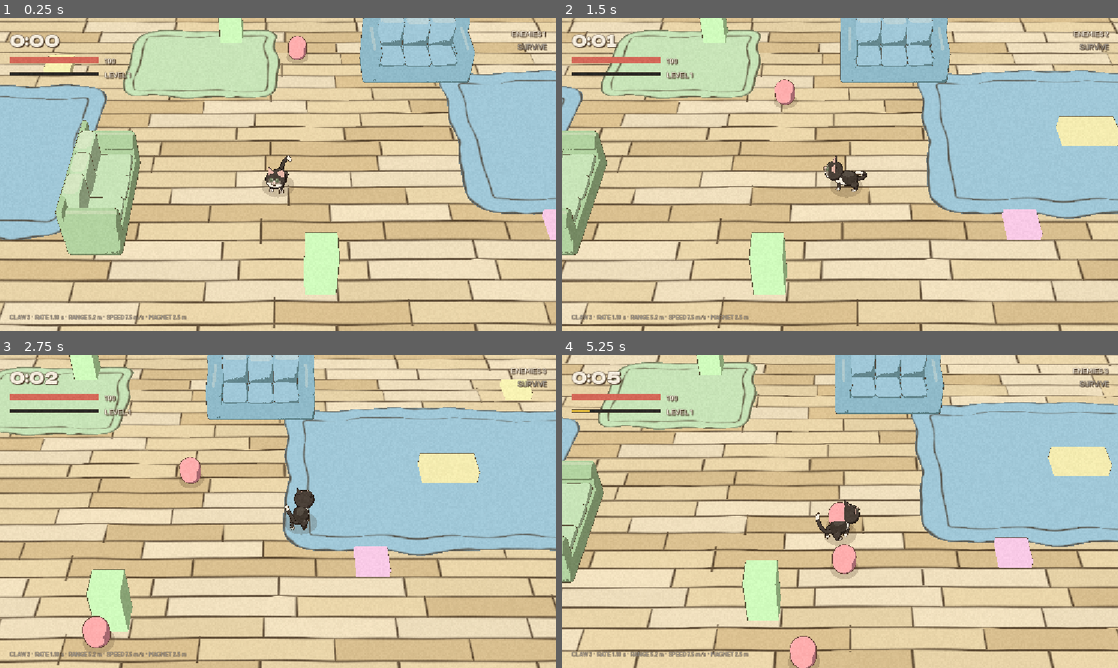
Above: before the commit, frames 1-4 (two rows, left to right).
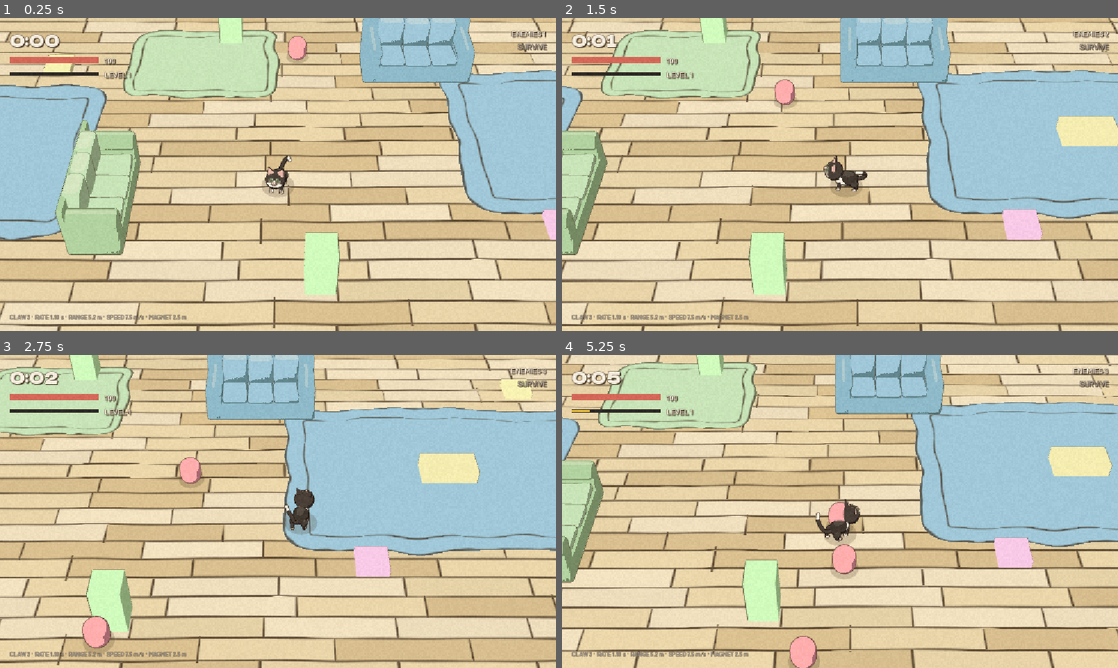
Above: after the commit, the same moments.

Repository: piiieeere/zeucozy
Game: Godot game, scene res://scenes/main.tscn
Two runs of this game, one before a commit and one after it. Both use one fixed random seed, a clock stepped at 60 frames per second and the inputs below.
Inputs (mouse positions are in pixels of both pictures, inside the frame that each line leads up to):
- Up to frame 1 (0.25 s): no input
- Up to frame 2 (1.5 s): tap Enter at 0.5 s; move the mouse to (962, 158) at 0.52 s; hold D (move_right) 0.53-1.25 s; tap O at 0.6 s; click (962, 158) at 0.67 s; drag from (728, 190) to (812, 237) at 1.27 s
- Up to frame 3 (2.75 s): move the mouse to (333, 442) at 2.02 s; hold D (move_right) from 2.03 s (still down); tap R at 2.1 s; click (333, 442) at 2.17 s
- Up to frame 4 (5.25 s): release D (move_right) at 2.75 s; drag from (812, 574) to (673, 464) at 2.77 s; move the mouse to (1006, 558) at 3.52 s; hold A (move_left) 3.53-4.25 s; tap 2 at 3.6 s; click (1006, 558) at 3.67 s; drag from (673, 464) to (756, 433) at 4.27 s; move the mouse to (867, 511) at 5.02 s; hold S (move_down) from 5.03 s (still down); tap 4 at 5.1 s; click (867, 511) at 5.17 s

The runs differ from the first frame. In frame 1, 0.9% of the frame differs, in the area x 7-100%, y 0-89%; in frame 2, 0.7%; in frame 3, 0.6%; in frame 4, 0.9%.

Commit message:
feat: Implement MSAA for 3D rendering and enhance antialiasing documentation

Diff:
--- a/project.godot
+++ b/project.godot
@@ -83,4 +83,24 @@
 
 [rendering]
 
+; MSAA 4x sur la 3D — l'AA de la SILHOUETTE, pose le 2026-08-19.
+;
+; Le trait du chat et des meubles est une coque inversee : un vrai bord de
+; GEOMETRIE, que le lissage par `fwidth` des shaders de FX, du sol, du visage
+; et des pattes ne peut pas atteindre — celui-la est du fragment. C'etait la
+; derniere famille de bords du jeu a etre restee brute.
+;
+; 4x et pas 8x : mesure sur la silhouette du chat a taille de jeu, l'erreur au
+; bord contre une reference supersamplee tombe de 14,9/255 a 4,9 en 4x et a
+; 3,4 en 8x — 4x reprend les deux tiers du chemin, 8x le dernier dixieme. Le
+; manuel tranche pareil : "sticking to 2x or 4x MSAA is highly recommended as
+; 8x MSAA is usually too demanding".
+;
+; ⛔ Ni TAA (il accumule sur plusieurs frames, alors que la cadence en pas
+; existe pour changer de pose d'un coup toutes les 3 frames), ni FXAA/SMAA
+; (ecran-espace, ils floutent le trait d'encre — contre le "bord franc" de §6).
+;
+; MSAA 2D reste a 0 : l'interface est faite d'aplats a angles droits (DA §9),
+; il n'y a pas une diagonale a lisser.
+anti_aliasing/quality/msaa_3d=2
 rendering_device/driver.windows="d3d12"
--- a/scripts/main.gd
+++ b/scripts/main.gd
@@ -17,6 +17,7 @@
 const Locale := preload("res://scripts/systems/locale.gd")
 const SettingsStore := preload("res://scripts/systems/settings_store.gd")
 const SkillDefinitions := preload("res://scripts/systems/skill_definitions.gd")
+const RenderQuality := preload("res://scripts/systems/render_quality.gd")
 
 ## Aire de jeu, en metres. Environ 4 largeurs d'ecran de large — le meme
 ## rapport qu'avant entre l'arene et le cadre.
@@ -51,6 +52,12 @@
 
 func _ready() -> void:
 	randomize()
+
+	# L'AA de la 3D. Le niveau retenu vit dans `project.godot` et s'applique
+	# tout seul ; cet appel n'existe que pour les surcharges de comparaison
+	# (`--msaa=`, `--ssaa=`), posees a l'execution plutot qu'editees entre
+	# deux captures.
+	RenderQuality.apply_cmdline_overrides(get_viewport())
 
 	# AVANT tout affichage. Le HUD est un enfant, donc son `_ready` a deja
 	# construit ses labels quand on arrive ici — dans la langue par defaut. C'est
--- a/scripts/player.gd
+++ b/scripts/player.gd
@@ -186,13 +186,21 @@
 ## D'ou vient la visee. La MANETTE viendra s'ajouter ici : une source de plus,
 ## qui prend la main tant que le stick droit est pousse, exactement comme la
 ## souris prend la main des qu'elle bouge.
-enum AimSource { MOVEMENT, MOUSE }
+enum AimSource { MOVEMENT, MOUSE, LOCKED }
 
 ## On demarre au deplacement, PAS a la souris, et ce n'est pas un detail : le
-## curseur est quelque part au lancement sans que le joueur l'y ait mis, et
-## dans les captures `--write-movie` il ne bougera jamais. Sans cette bascule,
-## le chat prendrait un cap arbitraire des la premiere frame. La souris prend
-## la visee au premier mouvement reel — voir `_input`.
+## curseur est quelque part au lancement sans que le joueur l'y ait mis. Sans
+## cette bascule, le chat prendrait un cap arbitraire des la premiere frame. La
+## souris prend la visee au premier mouvement reel — voir `_input`.
+##
+## ⚠️ "DANS UNE CAPTURE LA SOURIS NE BOUGE JAMAIS" EST FAUX, mesure le
+## 2026-08-19. Le curseur PHYSIQUE est quelque part sur l'ecran quand la
+## fenetre s'ouvre dessous, et Windows envoie un mouvement : deux
+## `--write-movie` lances a la suite sortent le chat oriente differemment,
+## donc deux images qu'on ne peut pas comparer. C'est ce qui a rendu la
+## mesure de l'antialiasing impossible avant `--aim=`, et ca vaut pour TOUTE
+## capture comparative (`--pitch=`, `--decor-outline=`, un reglage de shader) :
+## l'ecart qu'on croit lire entre deux captures peut n'etre qu'un cap de chat.
 var aim_source := AimSource.MOVEMENT
 
 ## La direction visee : celle des armes dirigees, et celle que le modele regarde.
@@ -247,9 +255,34 @@
 
 	CelStyle.apply_contact_shadow($Shadow)
 	_sync_pickup_radius()
+	_apply_aim_lock()
 	_apply_skill_preview()
 	_emit_all_state()
 	_report_build()
+
+
+## `--aim=<degres>` cloue la visee, et la souris ne la reprend plus.
+##
+## ⚠️ CE N'EST PAS UN CONFORT, c'est ce qui rend une capture REPRODUCTIBLE —
+## meme famille que `--walk` et `--autofire`, qui existent parce que dans un
+## `--write-movie` aucune touche n'est pressee et aucun clic n'est envoye.
+## Ici c'est l'inverse : la souris, elle, PARLE — le curseur physique se trouve
+## quelque part quand la fenetre s'ouvre, et le chat part dans cette
+## direction-la. Mesure : deux `--write-movie` identiques lances a la suite ont
+## sorti le chat de dos dans l'un et de profil dans l'autre, soit ~3 500 pixels
+## d'ecart sur le chat seul — assez pour qu'une comparaison A/B mesure le cap
+## du chat en croyant mesurer un reglage.
+##
+## Reperes : 0° = vers la camera (le chat de face, sa pose d'ouverture par
+## defaut), 90° = vers la droite de l'ecran, 180° = vers le fond.
+func _apply_aim_lock() -> void:
+	for argument in OS.get_cmdline_user_args():
+		if not argument.begins_with("--aim="):
+			continue
+
+		var angle := deg_to_rad(float(argument.trim_prefix("--aim=")))
+		aim_direction = Vector3(sin(angle), 0.0, cos(angle))
+		aim_source = AimSource.LOCKED
 
 
 ## Ouvre des competences au lancement, pour les JUGER a l'image sans avoir a
@@ -379,7 +412,7 @@
 ## panneau d'upgrade, le HUD — avale les mouvements de souris qui le survolent,
 ## et le joueur perdrait la visee pour avoir passe le curseur sur son ATH.
 func _input(event: InputEvent) -> void:
-	if event is InputEventMouseMotion:
+	if event is InputEventMouseMotion and aim_source != AimSource.LOCKED:
 		aim_source = AimSource.MOUSE
 
 
@@ -624,6 +657,10 @@
 ## une visee qui s'annule ferait pivoter le chat vers un cap arbitraire pendant
 ## une frame, et la griffure part sur cette frame-la.
 func _read_aim_direction(move_direction: Vector3) -> Vector3:
+	# Clouee par `--aim=` : ni la souris ni la marche ne la reprennent.
+	if aim_source == AimSource.LOCKED:
+		return aim_direction
+
 	if aim_source == AimSource.MOUSE:
 		var pointed := _mouse_aim_direction()
 		return pointed if pointed != Vector3.ZERO else aim_direction
--- /dev/null
+++ b/scripts/systems/render_quality.gd
@@ -0,0 +1,104 @@
+extends RefCounted
+
+## L'antialiasing de la 3D — le reglage, et le levier qui permet de le mesurer.
+##
+## Le projet n'avait AUCUN reglage d'AA : `[rendering]` ne contenait que le
+## driver. Les six shaders de FX et le sol lissaient deja leurs bords a un pixel
+## (`ps = dFdx/dFdy`), et `cel_face` / `cel_paws` s'y sont mis le 2026-08-18 —
+## mais tout ca est du FRAGMENT. La silhouette du chat, elle, est une coque
+## inversee : un vrai bord de GEOMETRIE, que seul un AA de couverture peut
+## traiter. C'est la derniere famille de bords du jeu a etre restee brute.
+##
+## Le manuel recommande MSAA nommement pour ce cas (3D antialiasing) :
+## "For projects with a low amount of reflective surfaces (such as a cartoon
+## artstyle), MSAA can work well. MSAA is also a good option if avoiding
+## blurriness and temporal artifacts is important."
+##
+## ⛔ CE QUI EST DISQUALIFIE, ET POURQUOI CA NE SE REDISCUTE PAS :
+##
+## - **TAA** accumule sur PLUSIEURS FRAMES, alors que le squelette change de
+##   pose d'un coup toutes les 3 frames : il lisserait exactement la
+##   discontinuite que la cadence en pas existe pour creer (§7). Il tenterait
+##   aussi de faire converger le grain, bruite EXPRES a 20 Hz dephase (§8bis).
+## - **FXAA / SMAA** sont en espace ecran et floutent — Godot ajoute meme un
+##   biais de mipmap de -0,25 pour compenser. Ils s'appliqueraient au trait
+##   d'encre, contre le "bord franc" de §6.
+##
+## Le reglage retenu vit dans `project.godot`, donc TOUT le tourne avec : le
+## jeu, les trois bancs, et les captures `--write-movie`. Supersampler les
+## seules captures reviendrait a juger une image que le joueur ne voit jamais —
+## la divergence banc/jeu, encore, celle que `feature_aa` venait de couter.
+
+## Les niveaux de MSAA, ecrits comme le joueur les nomme (0, 2, 4, 8) plutot
+## que par leur enum. C'est ce qui rend `--msaa=4` lisible dans un journal de
+## capture six mois plus tard.
+const MSAA_LEVELS := {
+	0: Viewport.MSAA_DISABLED,
+	2: Viewport.MSAA_2X,
+	4: Viewport.MSAA_4X,
+	8: Viewport.MSAA_8X,
+}
+
+
+## A appeler dans le `_ready()` de toute scene principale — le jeu comme les
+## bancs. Sans argument, elle ne fait rien : le reglage de projet est deja
+## applique au viewport racine par le moteur.
+##
+## Deux leviers de comparaison, poses a l'execution plutot qu'edites entre deux
+## captures (meme convention que `--pitch=`, `--decor-outline=` ou `--lang=`) :
+##
+##     --msaa=0|2|4|8   la couverture de geometrie — la silhouette
+##     --ssaa=1.5|2.0   la resolution interne de la 3D — TOUS les bords,
+##                      bord de cluster compris, puisqu'elle shade plusieurs
+##                      fois par pixel. Cout ×4 en pixels et en VRAM a 2,0.
+##
+## ⚠️ MSAA ne touche QUE les bords de geometrie. Le bord du cluster d'ombre
+## (`step()` dans `cel_toon` / `cel_face`) est du fragment : il ne bougera pas
+## d'un pixel, quel que soit le niveau. C'est `--ssaa=` qui l'atteint, et lui
+## seul.
+static func apply_cmdline_overrides(viewport: Viewport) -> void:
+	var touched := false
+
+	for argument in OS.get_cmdline_user_args():
+		if argument.begins_with("--msaa="):
+			var level := int(argument.trim_prefix("--msaa="))
+			# Une valeur inconnue LEVE, comme partout ailleurs dans le projet :
+			# un `--msaa=3` silencieusement ignore ferait mesurer deux fois la
+			# meme image et conclure que MSAA ne sert a rien.
+			assert(MSAA_LEVELS.has(level), "MSAA inconnu : %d (0, 2, 4 ou 8)" % level)
+			viewport.msaa_3d = MSAA_LEVELS[level]
+			touched = true
+		elif argument.begins_with("--ssaa="):
+			var scale := float(argument.trim_prefix("--ssaa="))
+			assert(scale > 0.0, "Echelle 3D invalide : %f" % scale)
+			viewport.scaling_3d_mode = Viewport.SCALING_3D_MODE_BILINEAR
+			viewport.scaling_3d_scale = scale
+			touched = true
+
+	if touched:
+		report(viewport)
+
+
+## Ce sur quoi la 3D est reellement rendue. A l'ecran quand on surcharge l'AA :
+## une mesure d'antialiasing qui ne sait pas a quelle resolution elle regarde ne
+## mesure rien.
+##
+## ⚠️ ET LA RESOLUTION N'EST PAS CELLE DE LA FENETRE. Avec
+## `stretch/mode="canvas_items"`, le viewport racine garde la HAUTEUR de base du
+## projet (648) — la largeur suivant l'aspect, `stretch/aspect` valant "expand" —
+## et TOUT y est rendu, 3D comprise, avant d'etre etire a la fenetre. Releve le
+## 2026-08-19 : viewport 1175 x 648 pour une fenetre 2560 x 1411, soit un
+## facteur 2,18. Un plein ecran ne rend donc pas plus de pixels de 3D — il
+## agrandit ceux-la. C'est ce qui borne le cout de MSAA une fois pour toutes, et
+## c'est aussi pourquoi le bord de silhouette compte autant : chaque marche
+## d'escalier est etiree 2,18 fois avant d'atteindre l'oeil du joueur.
+static func report(viewport: Viewport) -> void:
+	var names := {
+		Viewport.MSAA_DISABLED: "0", Viewport.MSAA_2X: "2x",
+		Viewport.MSAA_4X: "4x", Viewport.MSAA_8X: "8x",
+	}
+	print("AA : msaa_3d %s · echelle 3D %.2f · viewport %dx%d · fenetre %dx%d" % [
+		names.get(viewport.msaa_3d, "?"), viewport.scaling_3d_scale,
+		viewport.get_visible_rect().size.x, viewport.get_visible_rect().size.y,
+		DisplayServer.window_get_size().x, DisplayServer.window_get_size().y,
+	])
--- a/scripts/tests/cel_test.gd
+++ b/scripts/tests/cel_test.gd
@@ -19,6 +19,8 @@
 ##
 ## 2. Capture — tour de camera 8 directions + sondes de skinning, puis quitte.
 ##      ... res://scenes/tests/cel_test.tscn -- --capture
+
+const RenderQuality := preload("res://scripts/systems/render_quality.gd")
 
 const CAPTURE_DIR := "C:/Users/tibo/AppData/Local/Temp/claude/c--Users-tibo-Games-zeucozy/e5b98d13-5f39-461b-a336-1f8fdf50a087/scratchpad"
 const CAPTURE_SIZE := Vector2i(720, 720)
@@ -65,6 +67,9 @@
 
 func _ready() -> void:
 	_capture_mode = "--capture" in OS.get_cmdline_user_args()
+
+	# Le banc rend sous le MEME AA que le jeu : c'est tout l'objet d'un banc.
+	RenderQuality.apply_cmdline_overrides(get_viewport())
 
 	# Plongee et dossier de sortie surchargeables, pour comparer plusieurs
 	# cadrages d'affilee. `--pitch=` porte le meme nom que dans le jeu
--- a/scripts/tests/prop_test.gd
+++ b/scripts/tests/prop_test.gd
@@ -19,6 +19,7 @@
 ##   "C:/Users/tibo/Games/Godot/Godot_v4.7.1-stable_win64.exe" \
 ##       --path . res://scenes/tests/prop_test.tscn -- --capture
 
+const RenderQuality := preload("res://scripts/systems/render_quality.gd")
 const CelProp := preload("res://scripts/systems/cel_prop.gd")
 const CelStyle := preload("res://scripts/systems/cel_style.gd")
 
@@ -72,6 +73,9 @@
 
 func _ready() -> void:
 	_capture_mode = "--capture" in OS.get_cmdline_user_args()
+
+	# Le banc rend sous le MEME AA que le jeu : c'est tout l'objet d'un banc.
+	RenderQuality.apply_cmdline_overrides(get_viewport())
 
 	for arg in OS.get_cmdline_user_args():
 		if arg.begins_with("--pitch="):
Not shown, added: scripts/systems/render_quality.gd.uid
Not shown, changed: CLAUDE.md
